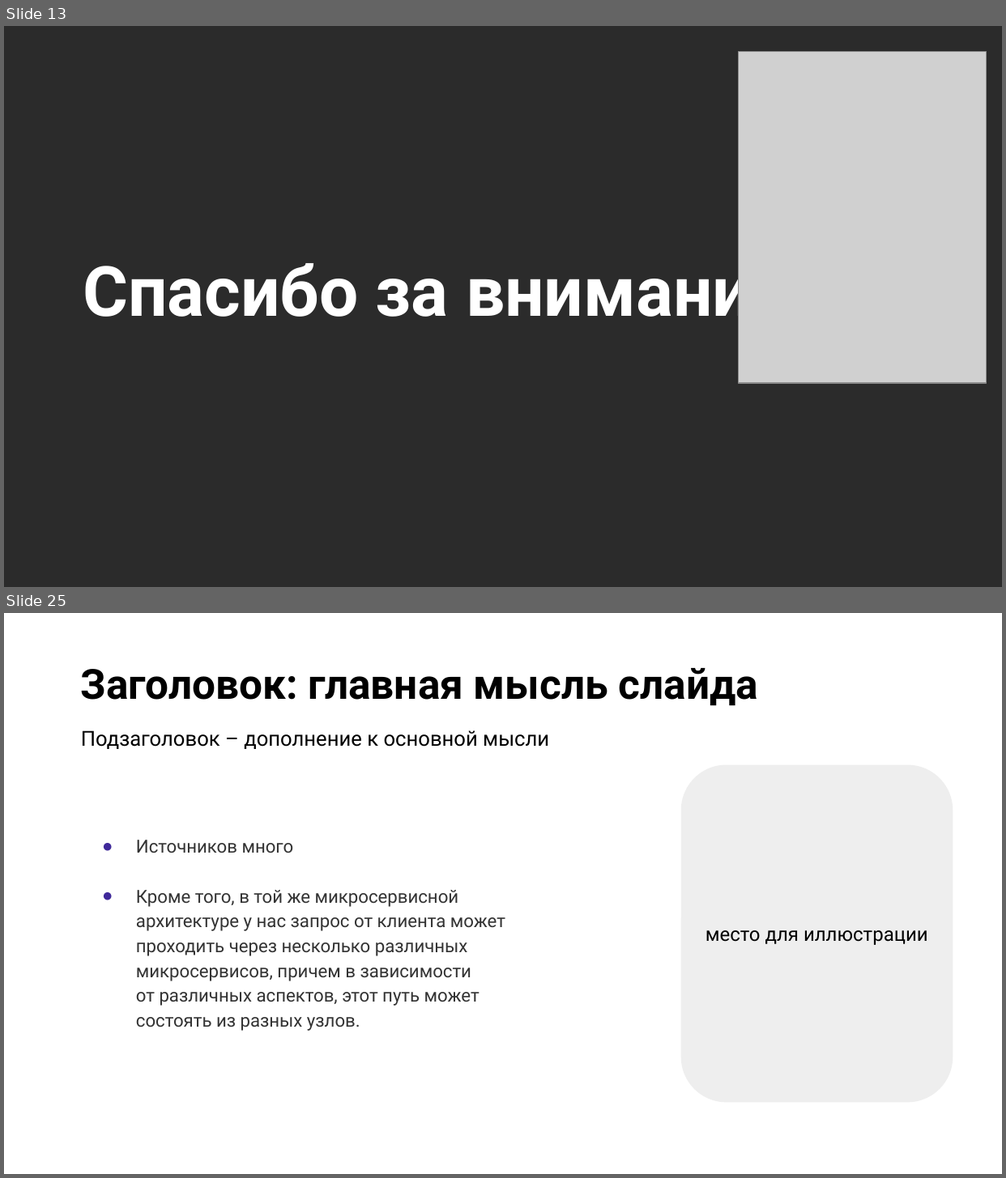
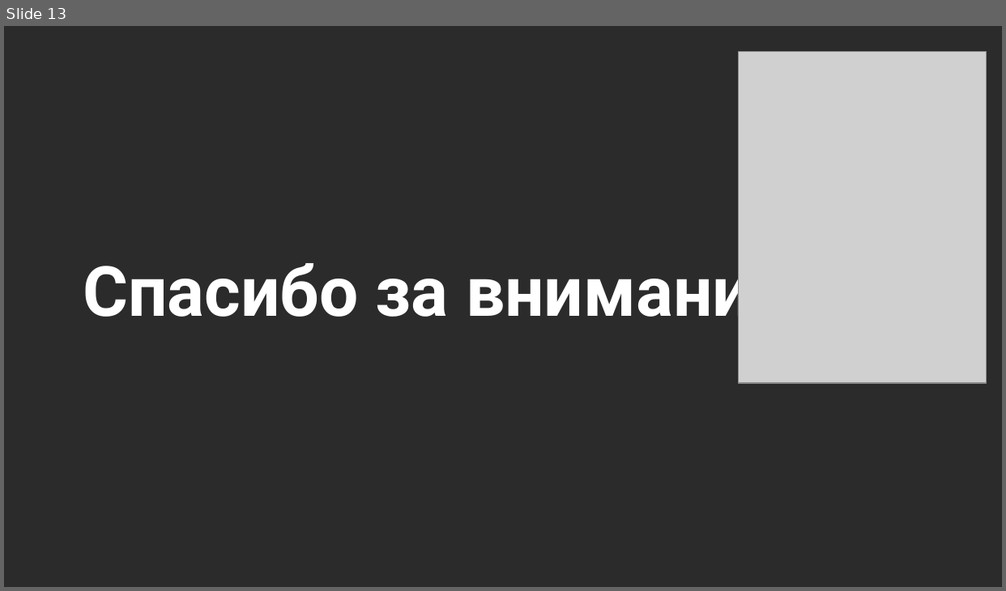
Before and after one commit to XR443/psychic-spoon, a slide deck: Презентация.odp. Shown one above the other, each under a label of ours: slides 13 and 25 before the commit, slide 13 after it; the slides between them are not shown. The pictures are 1006x1178 and 1006x591 pixels, drawn with LibreOffice and Linux fonts; fonts in the diff are those of the drawing; grey boxes stand for pictures; background and template pictures are left out; a plain dark background stands for a picture behind light text. Boxes give left, top, right and bottom in pixels: in the first picture for what was removed or moved away, otherwise in the second. Text is boxed around its words. In the diff, an @@ line names an element or a change of style, - is before the commit and + after.

```diff
--- a/Презентация.odp
+++ b/Презентация.odp
@@ slide 25 removed at box(4, 613, 1002, 1174), background picture (left out) @@
@@ title removed at box(81, 668, 758, 706) @@
-Заголовок: главная мысль слайда
@@ title removed at box(81, 730, 549, 749) @@
-Подзаголовок – дополнение к основной мысли
@@ rounded rectangle removed at box(680, 764, 952, 1102) @@
-место для иллюстрации
@@ text removed at box(136, 840, 505, 1031) @@
-● Источников много
-● Кроме того, в той же микросервисной архитектуре у нас запрос от клиента может проходить через несколько различных микросервисов, причем в зависимости
-от различных аспектов, этот путь может состоять из разных узлов.
```
Also in this commit, not shown: 6 slides changed, 4 slides added, 36 other slides removed, 6 other files.
